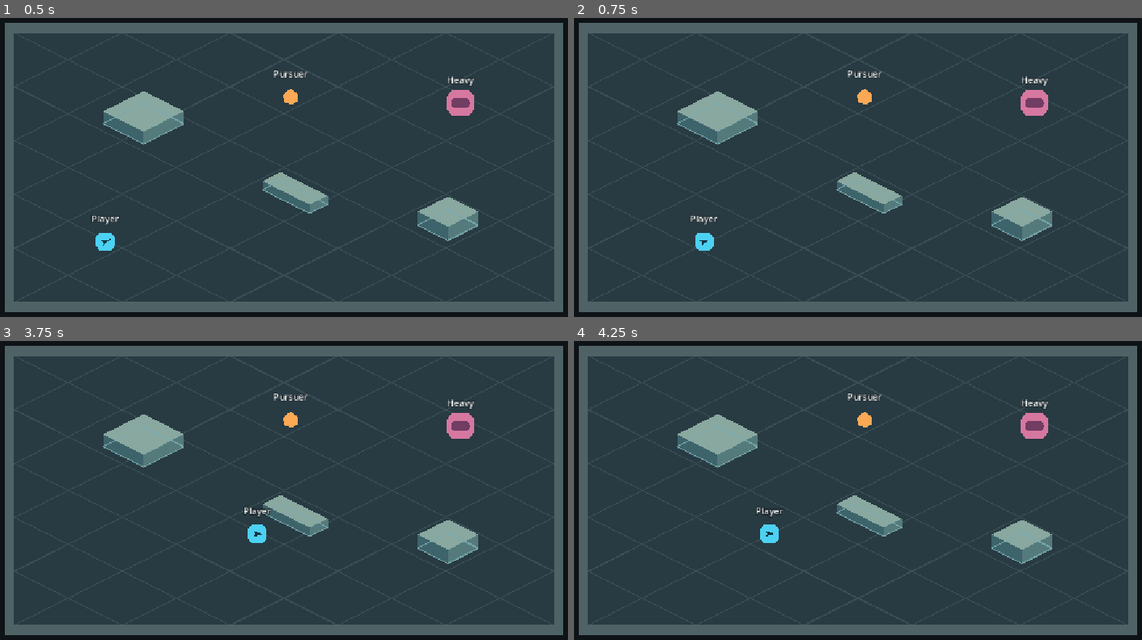
Above: before the commit, frames 1-4 (two rows, left to right).
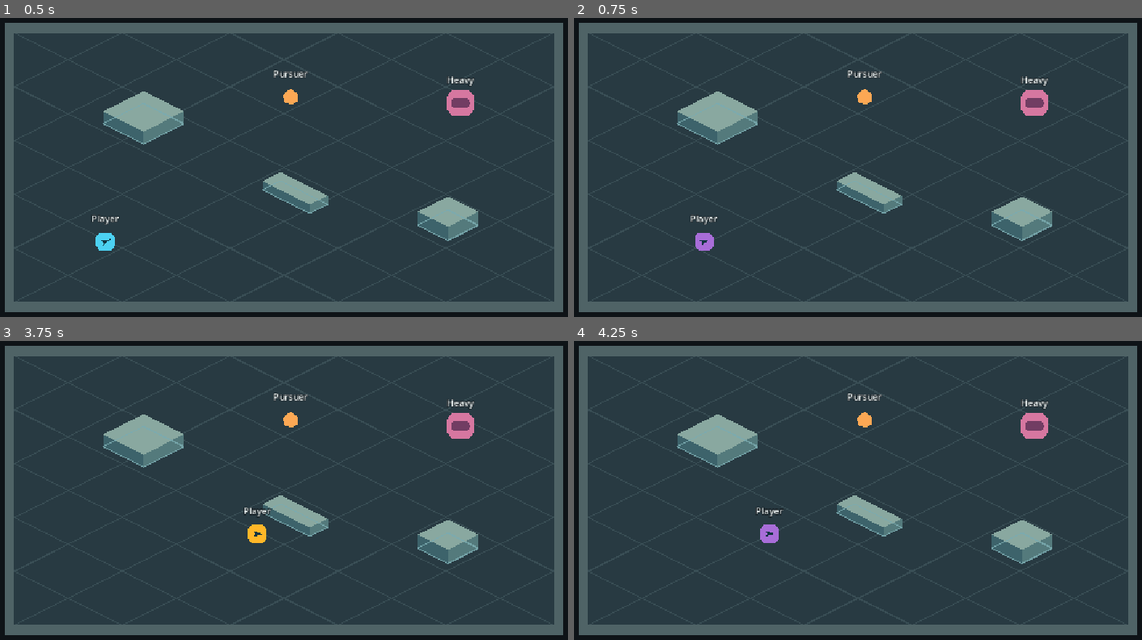
Above: after the commit, the same moments.

Repository: interneth3ro/factory-arpg
Game: Godot game, scene res://scenes/combat/combat_test_arena.tscn
The game is run twice, just before and just after one commit, with the same random seed, the same clock (stepped at 60 frames per second) and the same inputs. The project has no main scene, so this scene is started directly.
Inputs (mouse positions are in pixels of both pictures, inside the frame that each line leads up to):
- Up to frame 1 (0.5 s): no input
- Up to frame 2 (0.75 s): tap Enter at 0.5 s; move the mouse to (1000, 149) at 0.52 s; press the mouse at (1000, 149) at 0.53 s; hold D (move_right) from 0.53 s (still down)
- Up to frame 3 (3.75 s): tap Space (dodge) at 0.8, 1.35, 2 s; move the mouse to (153, 508) at 1.27 s; release D (move_right) at 1.28 s; release the mouse at (153, 508) at 1.28 s; hold S (move_down) 1.28-2.03 s; tap 1 (weapon_1) at 1.55, 2.1 s; move the mouse to (346, 409) at 2.02 s; hold D (move_right) 2.03-2.78 s; tap 2 (weapon_2) at 2.3, 2.85 s; move the mouse to (249, 562) at 2.77 s; hold W (move_up) 2.78-3.53 s; tap 3 (weapon_3) at 3.05, 3.6 s; move the mouse to (477, 544) at 3.52 s; press the mouse at (477, 544) at 3.53 s; hold A (move_left) from 3.53 s (still down)
- Up to frame 4 (4.25 s): keep holding A (move_left)

Frame 1 is identical in both runs. In frame 2, 0.2% of the frame differs, in the area x 21-25%, y 71-78%; in frame 3, 0.2%; in frame 4, 0.2%, in the area x 32-37%, y 61-68%.

Commit message:
feat: add melee attack timing foundation

Diff:
--- a/scenes/combat/combat_test_player.gd
+++ b/scenes/combat/combat_test_player.gd
@@ -3,10 +3,17 @@
 const AIM_DEAD_ZONE_RADIUS: float = 4.0
 const MovementFSM = preload("res://scenes/combat/player_movement_fsm.gd")
 const ActionFSM = preload("res://scenes/combat/player_action_fsm.gd")
+const PHASE_COLORS := {
+	ActionFSM.State.READY: Color(0.3, 0.82, 0.95),
+	ActionFSM.State.WIND_UP: Color(1.0, 0.72, 0.16),
+	ActionFSM.State.ACTIVE: Color.WHITE,
+	ActionFSM.State.RECOVERY: Color(0.66, 0.43, 0.85),
+}
 
 @export var movement_speed: float = 220.0
 
 @onready var facing_marker: Node2D = $FacingMarker
+@onready var body_marker: Polygon2D = $Body
 @onready var movement_fsm: MovementFSM = $MovementFSM
 @onready var action_fsm: ActionFSM = $ActionFSM
 @onready var state_diagnostics: Label = $Diagnostics/StateLabel
@@ -17,9 +24,24 @@
 	if Input.is_action_just_pressed("dodge"):
 		_update_facing()
 		var facing_direction := Vector2.RIGHT.rotated(facing_marker.global_rotation)
-		movement_fsm.request_dodge(movement_input, facing_direction)
+		if movement_fsm.request_dodge(movement_input, facing_direction):
+			action_fsm.interrupt_attack()
+	# Sample before advancing movement so the final dodge tick still discards input.
+	if not movement_fsm.is_dodging():
+		_step_actions(delta)
 	movement_fsm.step(movement_input, movement_speed, delta)
+	body_marker.color = PHASE_COLORS[action_fsm.state]
 	_update_state_diagnostics()
+
+
+func _step_actions(delta: float) -> void:
+	if Input.is_action_just_pressed("weapon_1"):
+		action_fsm.select_weapon(ActionFSM.DAGGER)
+	elif Input.is_action_just_pressed("weapon_2"):
+		action_fsm.select_weapon(ActionFSM.SWORD)
+	elif Input.is_action_just_pressed("weapon_3"):
+		action_fsm.select_weapon(ActionFSM.GREATSWORD)
+	action_fsm.step(delta, Input.is_action_just_pressed("basic_attack"), Input.is_action_pressed("basic_attack"))
 
 
 func _process(_delta: float) -> void:
@@ -47,9 +69,11 @@
 		var dodge_status := "Available" if movement_fsm.can_dodge() else "Recovering"
 		if movement_fsm.is_dodging():
 			dodge_status = "In progress"
-		state_diagnostics.text = "Movement: %s\nAction: %s\nDodge: %s\nInvulnerability: %s" % [
+		state_diagnostics.text = "Movement: %s\nAction / phase: %s\nWeapon: %s\nAttack count: %d\nDodge: %s\nInvulnerability: %s" % [
 			movement_fsm.get_state_name(),
 			action_fsm.get_state_name(),
+			action_fsm.weapon.display_name,
+			action_fsm.attack_count,
 			dodge_status,
 			"Active" if is_invulnerable() else "Inactive",
 		]
--- /dev/null
+++ b/scenes/combat/dagger.tres
@@ -0,0 +1,10 @@
+[gd_resource type="Resource" load_steps=2 format=3]
+
+[ext_resource type="Script" uid="uid://bybwy2cp4m1ko" path="res://scenes/combat/weapon_attack.gd" id="1_weapon"]
+
+[resource]
+script = ExtResource("1_weapon")
+display_name = "Dagger"
+wind_up = 0.08
+active = 0.07
+recovery = 0.16
--- /dev/null
+++ b/scenes/combat/greatsword.tres
@@ -0,0 +1,10 @@
+[gd_resource type="Resource" load_steps=2 format=3]
+
+[ext_resource type="Script" uid="uid://bybwy2cp4m1ko" path="res://scenes/combat/weapon_attack.gd" id="1_weapon"]
+
+[resource]
+script = ExtResource("1_weapon")
+display_name = "Greatsword"
+wind_up = 0.32
+active = 0.18
+recovery = 0.42
--- /dev/null
+++ b/scenes/combat/one_handed_sword.tres
@@ -0,0 +1,10 @@
+[gd_resource type="Resource" load_steps=2 format=3]
+
+[ext_resource type="Script" uid="uid://bybwy2cp4m1ko" path="res://scenes/combat/weapon_attack.gd" id="1_weapon"]
+
+[resource]
+script = ExtResource("1_weapon")
+display_name = "One-handed sword"
+wind_up = 0.16
+active = 0.12
+recovery = 0.26
--- a/scenes/combat/player_action_fsm.gd
+++ b/scenes/combat/player_action_fsm.gd
@@ -1,9 +1,81 @@
 extends Node
 
-enum State { READY }
+const WeaponAttack = preload("res://scenes/combat/weapon_attack.gd")
+const DAGGER: WeaponAttack = preload("res://scenes/combat/dagger.tres")
+const SWORD: WeaponAttack = preload("res://scenes/combat/one_handed_sword.tres")
+const GREATSWORD: WeaponAttack = preload("res://scenes/combat/greatsword.tres")
 
-var _state := State.READY
+enum State { READY, WIND_UP, ACTIVE, RECOVERY }
+const PHASE_NAMES := ["Ready", "Wind-up", "Active", "Recovery"]
+
+@export_range(0.01, 0.5, 0.01, "suffix:s") var late_recovery_window: float = 0.15
+@export_range(0.01, 0.5, 0.01, "suffix:s") var buffer_lifetime: float = 0.10
+
+var state := State.READY
+var weapon: WeaponAttack = DAGGER
+var attack_count: int = 0
+var _phase_elapsed: float = 0.0
+var _buffer_remaining: float = 0.0
 
 
 func get_state_name() -> String:
-	return String(State.keys()[_state]).capitalize()
+	return PHASE_NAMES[state]
+
+
+func select_weapon(selection: WeaponAttack) -> void:
+	if state == State.READY:
+		weapon = selection
+
+
+func interrupt_attack() -> void:
+	state = State.READY
+	_phase_elapsed = 0.0
+	_buffer_remaining = 0.0
+
+
+func step(delta: float, pressed: bool, held: bool) -> void:
+	if pressed:
+		if state == State.READY:
+			_start_attack()
+		elif state == State.RECOVERY and weapon.recovery - _phase_elapsed <= late_recovery_window:
+			_buffer_remaining = buffer_lifetime
+
+	# Consume time up to each boundary, including the instant a repeat can start.
+	var remaining := delta
+	while remaining > 0.0 and state != State.READY:
+		var until_boundary := _phase_duration() - _phase_elapsed
+		var spent := minf(remaining, until_boundary)
+		_buffer_remaining = maxf(0.0, _buffer_remaining - spent)
+		if remaining < until_boundary:
+			_phase_elapsed += spent
+			return
+		remaining -= spent
+		_phase_elapsed = 0.0
+		match state:
+			State.WIND_UP:
+				state = State.ACTIVE
+			State.ACTIVE:
+				state = State.RECOVERY
+			State.RECOVERY:
+				if held or _buffer_remaining > 0.0:
+					_start_attack()
+				else:
+					state = State.READY
+
+
+func _start_attack() -> void:
+	state = State.WIND_UP
+	_phase_elapsed = 0.0
+	_buffer_remaining = 0.0
+	attack_count += 1
+
+
+func _phase_duration() -> float:
+	match state:
+		State.WIND_UP:
+			return weapon.wind_up
+		State.ACTIVE:
+			return weapon.active
+		State.RECOVERY:
+			return weapon.recovery
+	return 0.0
--- a/scenes/combat/player_movement_fsm.gd
+++ b/scenes/combat/player_movement_fsm.gd
@@ -17,14 +17,15 @@
 @onready var _body := get_parent() as CharacterBody2D
 
 
-func request_dodge(movement_input: Vector2, facing_direction: Vector2) -> void:
+func request_dodge(movement_input: Vector2, facing_direction: Vector2) -> bool:
 	if not can_dodge():
-		return
+		return false
 
 	var direction := facing_direction if movement_input == Vector2.ZERO else movement_input
 	_dodge_direction = direction.normalized()
 	_dodge_elapsed = 0.0
 	_transition_to(State.DODGING)
+	return true
 
 
 func step(direction: Vector2, movement_speed: float, delta: float) -> void:
--- /dev/null
+++ b/scenes/combat/weapon_attack.gd
@@ -0,0 +1,6 @@
+extends Resource
+
+@export var display_name: String
+@export_range(0.01, 5.0, 0.01, "suffix:s") var wind_up: float = 0.1
+@export_range(0.01, 5.0, 0.01, "suffix:s") var active: float = 0.1
+@export_range(0.01, 5.0, 0.01, "suffix:s") var recovery: float = 0.2
Not shown, added: scenes/combat/weapon_attack.gd.uid
